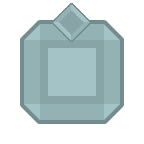
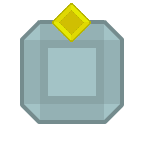
Layer changes from the first 144x144 image to the second:
added layer "Middle" above "Dimmer" over [left=60, top=11, right=83, bottom=34]
added layer "Dimmer" above "Brighter" over [left=54, top=5, right=89, bottom=40]
added layer "Brighter" above "Edge" over [left=54, top=5, right=89, bottom=40]
renamed "towerDefense_tile183" to "Edge", painted on it over [left=52, top=3, right=91, bottom=42]
